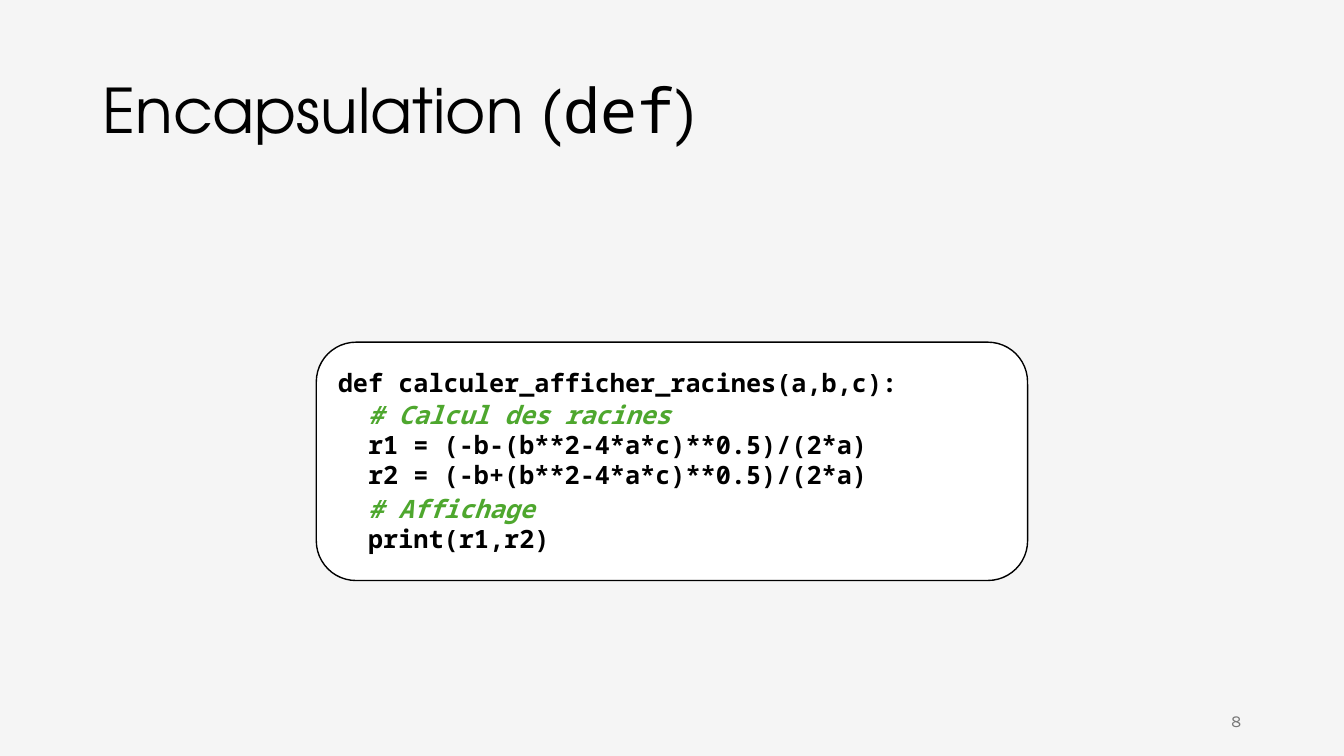
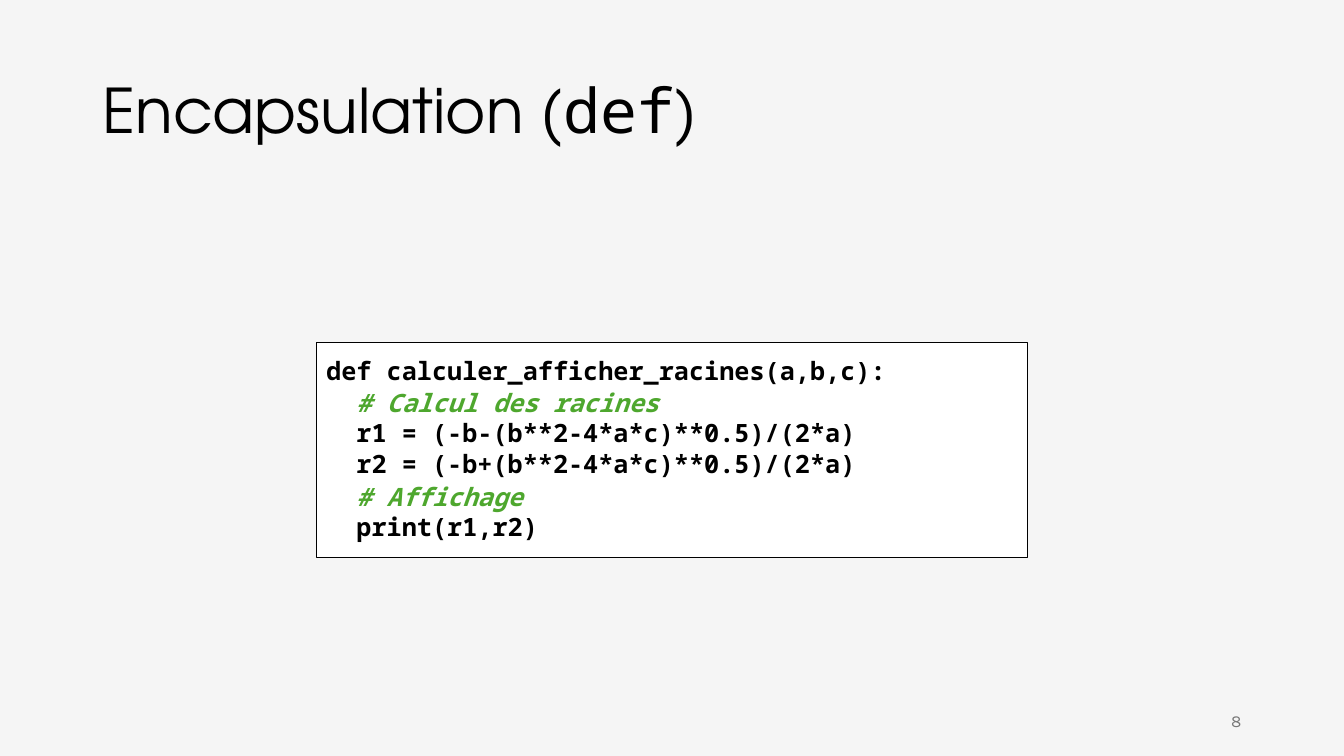
Before and after one commit to iannickgagnon/sagedays_iannick_2026, a slide deck: slide 8 of python_1/presentation_python_1.pptx. Drawn at 1344x756 pixels with LibreOffice and Linux fonts; fonts in the diff are those of the drawing; grey boxes stand for pictures. Boxes give left, top, right and bottom in pixels: in the first picture for what was removed or moved away, otherwise in the second. Text is boxed around its words. In the diff, an @@ line names an element or a change of style, - is before the commit and + after.

```diff
--- a/python_1/presentation_python_1.pptx
+++ b/python_1/presentation_python_1.pptx
@@ rectangle "def calculer_afficher_racines(a,b,c):": place and size @@
-rectangle "def calculer_afficher_racines(a,b,c):" at [317,342,1028,580]
+rectangle "def calculer_afficher_racines(a,b,c):" at [317,342,1028,558]
@@ rectangle "def calculer_afficher_racines(a,b,c):" at [317,342,1028,558]: rounded rectangle to rectangle @@
```
Also in this commit, not shown: 3 other slides changed, 1 slide added.
